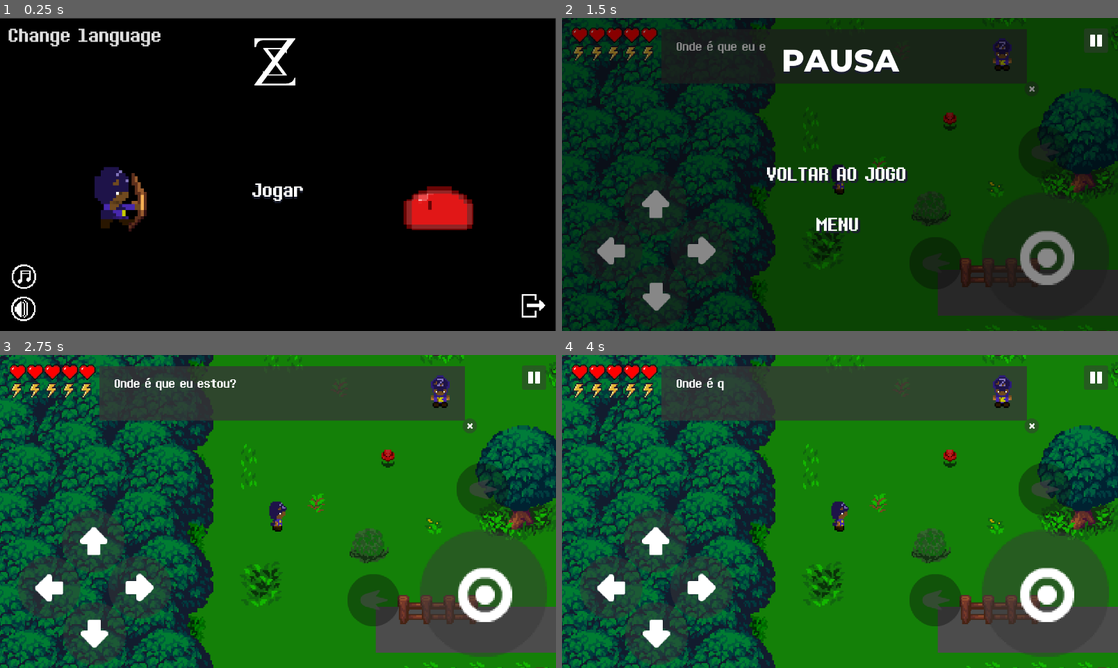
Above: before the commit, frames 1-4 (two rows, left to right).
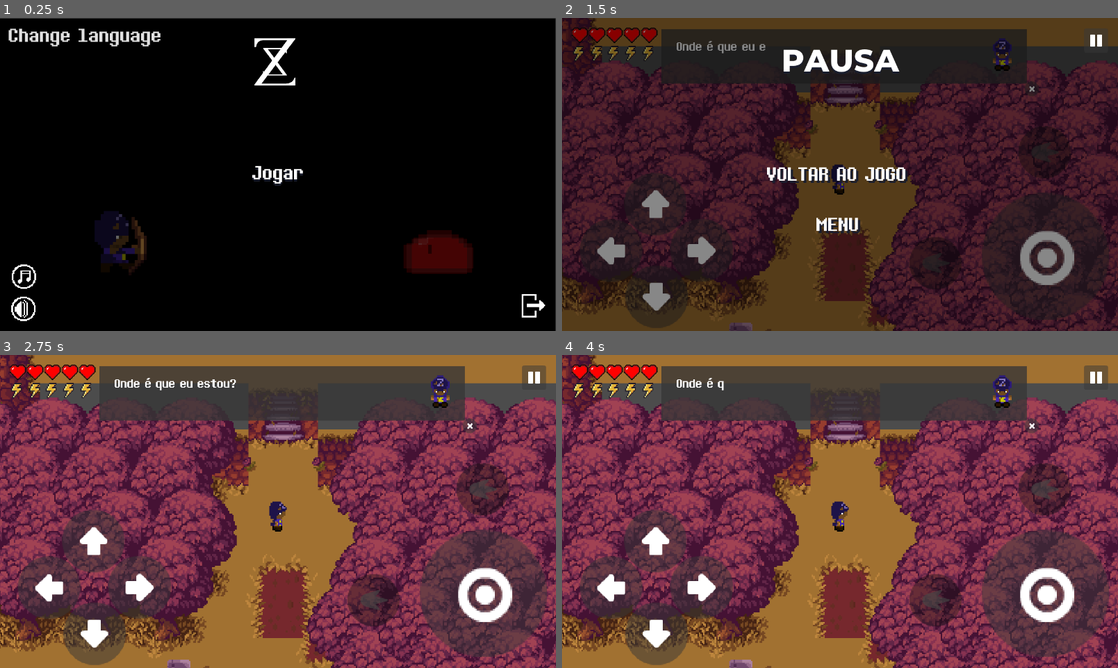
Above: after the commit, the same moments.

Repository: SynT8735/Blackout
Game: Godot game, scene res://Scenes/Menu/Menu.tscn
Same seed, same stepped clock (60 frames per second), same inputs: the game is played once before the commit and once after it. Video files are missing from this copy of the repository; at most half a second of black plays in their place.
Inputs (mouse positions are in pixels of both pictures, inside the frame that each line leads up to):
- Up to frame 1 (0.25 s): no input
- Up to frame 2 (1.5 s): click "Jogar" at 0.5 s; click (1095, 39) at 1.25 s
- Up to frame 3 (2.75 s): click "Voltar ao jogo" at 2 s
- Up to frame 4 (4 s): tap Enter at 2.75 s; hold D (ui_right) 2.78-3.53 s; tap R (ui_restart) at 3.5 s; hold S (ui_down) from 3.53 s (still down)

The runs differ from the first frame. In frame 1, 5.7% of the frame differs, in the area x 17-86%, y 47-82%; in frame 2, 78%; in frame 3, 90%; in frame 4, 90%, in the area x 0-100%, y 0-100%.

Commit message:
Revert "Blackout"
This reverts commit 052865f3fe6d58bec2e768150aa631f682a3969e.

Diff:
--- a/Blackout/Organizado/Scenes/Menu/Menu.tscn
+++ b/Blackout/Organizado/Scenes/Menu/Menu.tscn
@@ -55,18 +55,20 @@
 stretch_mode = 3
 
 [node name="TextureRect" type="TextureRect" parent="."]
+modulate = Color( 1, 1, 1, 0.392157 )
 margin_left = 168.649
-margin_top = 279.839
+margin_top = 380.839
 margin_right = 393.649
-margin_bottom = 504.839
+margin_bottom = 605.839
 texture = ExtResource( 3 )
 expand = true
 
 [node name="TextureRect2" type="TextureRect" parent="."]
+modulate = Color( 0.776471, 0.545098, 0.545098, 0.392157 )
 margin_left = 916.983
-margin_top = 303.17
+margin_top = 404.17
 margin_right = 1101.98
-margin_bottom = 488.17
+margin_bottom = 589.17
 texture = ExtResource( 4 )
 expand = true
 
@@ -86,9 +88,9 @@
 
 [node name="newgame" type="Label" parent="New Game"]
 margin_left = -338.0
-margin_top = 41.0
+margin_top = 1.0
 margin_right = 700.64
-margin_bottom = 100.316
+margin_bottom = 60.316
 custom_fonts/font = SubResource( 2 )
 custom_colors/font_outline_modulate = Color( 0, 0, 0, 1 )
 custom_colors/font_color_shadow = Color( 0.101961, 0.117647, 0.180392, 1 )
--- a/Blackout/Organizado/Scenes/World.tscn
+++ b/Blackout/Organizado/Scenes/World.tscn
@@ -379,7 +379,7 @@
 animation = "zell"
 
 [node name="Player" parent="." instance=ExtResource( 25 )]
-position = Vector2( 157.584, 252.362 )
+position = Vector2( 2173.48, -25.3838 )
 
 [node name="Camera2D" type="Camera2D" parent="Player"]
 current = true
@@ -504,6 +504,7 @@
 texture = ExtResource( 40 )
 
 [node name="particles_boss" type="Node2D" parent="."]
+editor/display_folded = true
 visible = false
 z_index = 9
 
--- a/Blackout/Organizado/Scenes/particles.tscn
+++ b/Blackout/Organizado/Scenes/particles.tscn
@@ -1,29 +1,39 @@
-[gd_scene format=2]
+[gd_scene load_steps=3 format=2]
+
+[sub_resource type="ParticlesMaterial" id=1]
+emission_shape = 1
+emission_sphere_radius = 24.54
+flag_disable_z = true
+gravity = Vector3( 0, -98, 0 )
+initial_velocity_random = 1.0
+angular_velocity = 2.77786e-008
+angular_velocity_random = 1.0
+orbit_velocity = 0.0
+orbit_velocity_random = 0.0
+scale = 5.0
+scale_random = 1.0
+color = Color( 0.772549, 0.00784314, 0.00784314, 1 )
+
+[sub_resource type="ParticlesMaterial" id=2]
+emission_shape = 1
+emission_sphere_radius = 24.54
+flag_disable_z = true
+gravity = Vector3( 0, -98, 0 )
+initial_velocity_random = 1.0
+angular_velocity = 1.71415e+028
+angular_velocity_random = 1.0
+orbit_velocity = 0.0
+orbit_velocity_random = 0.0
+scale = 5.0
+scale_random = 1.0
+color = Color( 0, 0, 0, 1 )
 
 [node name="particles" type="Node2D"]
 scale = Vector2( 0.5, 0.5 )
 
-[node name="Particles2D" type="CPUParticles2D" parent="."]
-emission_shape = 1
-emission_sphere_radius = 24.54
-gravity = Vector2( 0, -98 )
-initial_velocity = 0.0
-initial_velocity_random = 1.0
-angular_velocity = 2.77786e-008
-angular_velocity_random = 1.0
-scale_amount = 5.0
-scale_amount_random = 1.0
-color = Color( 0.772549, 0.00784314, 0.00784314, 1 )
+[node name="Particles2D" type="Particles2D" parent="."]
+process_material = SubResource( 1 )
 
-[node name="Particles2D2" type="CPUParticles2D" parent="."]
+[node name="Particles2D2" type="Particles2D" parent="."]
 amount = 4
-emission_shape = 1
-emission_sphere_radius = 24.54
-gravity = Vector2( 0, -98 )
-initial_velocity = 0.0
-initial_velocity_random = 1.0
-angular_velocity = 1.71415e+028
-angular_velocity_random = 1.0
-scale_amount = 5.0
-scale_amount_random = 1.0
-color = Color( 0, 0, 0, 1 )
+process_material = SubResource( 2 )
--- a/Blackout/Organizado/Scenes/ss_cutscene.tscn
+++ b/Blackout/Organizado/Scenes/ss_cutscene.tscn
@@ -13,7 +13,74 @@
 "speed": 5.0
 } ]
 
-[sub_resource type="Animation" id=2]
+[sub_resource type="ParticlesMaterial" id=2]
+emission_shape = 1
+emission_sphere_radius = 24.54
+flag_disable_z = true
+gravity = Vector3( 0, -98, 0 )
+initial_velocity_random = 1.0
+angular_velocity = 2.77786e-008
+angular_velocity_random = 1.0
+orbit_velocity = 0.0
+orbit_velocity_random = 0.0
+scale = 5.0
+scale_random = 1.0
+color = Color( 0.772549, 0.00784314, 0.00784314, 1 )
+
+[sub_resource type="ParticlesMaterial" id=3]
+emission_shape = 1
+emission_sphere_radius = 24.54
+flag_disable_z = true
+gravity = Vector3( 0, -98, 0 )
+initial_velocity_random = 1.0
+angular_velocity = 1.71415e+028
+angular_velocity_random = 1.0
+orbit_velocity = 0.0
+orbit_velocity_random = 0.0
+scale = 5.0
+scale_random = 1.0
+color = Color( 0, 0, 0, 1 )
+
+[sub_resource type="ParticlesMaterial" id=4]
+flag_disable_z = true
+gravity = Vector3( 98, 0, 0 )
+angular_velocity = -4418.44
+orbit_velocity = 1.0
+orbit_velocity_random = 1.0
+scale = 6.0
+scale_random = 1.0
+color = Color( 0.596078, 0.596078, 0.596078, 1 )
+
+[sub_resource type="ParticlesMaterial" id=5]
+flag_disable_z = true
+gravity = Vector3( 0, 98, 0 )
+angular_velocity = -9.69011e+021
+orbit_velocity = 1.0
+orbit_velocity_random = 1.0
+scale = 6.0
+scale_random = 1.0
+color = Color( 0.596078, 0.596078, 0.596078, 1 )
+
+[sub_resource type="ParticlesMaterial" id=6]
+flag_disable_z = true
+gravity = Vector3( 0, -98, 0 )
+orbit_velocity = 1.0
+orbit_velocity_random = 1.0
+scale = 6.0
+scale_random = 1.0
+color = Color( 0.596078, 0.596078, 0.596078, 1 )
+
+[sub_resource type="ParticlesMaterial" id=7]
+flag_disable_z = true
+gravity = Vector3( -98, 0, 0 )
+angular_velocity = -2.5171e+031
+orbit_velocity = 1.0
+orbit_velocity_random = 1.0
+scale = 6.0
+scale_random = 1.0
+color = Color( 0.596078, 0.596078, 0.596078, 1 )
+
+[sub_resource type="Animation" id=8]
 resource_name = "despawn"
 tracks/0/type = "value"
 tracks/0/path = NodePath("Particles2D3:emitting")
@@ -167,85 +234,49 @@
 z_index = 3
 frames = SubResource( 1 )
 animation = "idle"
+frame = 1
 playing = true
 script = ExtResource( 4 )
 
-[node name="Particles2D" type="CPUParticles2D" parent="."]
+[node name="Particles2D" type="Particles2D" parent="."]
 z_index = -1
-emission_shape = 1
-emission_sphere_radius = 24.54
-gravity = Vector2( 0, -98 )
-initial_velocity = 0.0
-initial_velocity_random = 1.0
-angular_velocity = 2.77786e-008
-angular_velocity_random = 1.0
-scale_amount = 5.0
-scale_amount_random = 1.0
-color = Color( 0.772549, 0.00784314, 0.00784314, 1 )
-
-[node name="Particles2D2" type="CPUParticles2D" parent="."]
-amount = 4
-emission_shape = 1
-emission_sphere_radius = 24.54
-gravity = Vector2( 0, -98 )
-initial_velocity = 0.0
-initial_velocity_random = 1.0
-angular_velocity = 1.71415e+028
-angular_velocity_random = 1.0
-scale_amount = 5.0
-scale_amount_random = 1.0
-color = Color( 0, 0, 0, 1 )
-
-[node name="Particles2D3" type="CPUParticles2D" parent="."]
-emitting = false
-amount = 4
-one_shot = true
-speed_scale = 1.5
-gravity = Vector2( 98, 0 )
-initial_velocity = 0.0
-angular_velocity = -4418.44
-scale_amount = 6.0
-scale_amount_random = 1.0
-color = Color( 0.596078, 0.596078, 0.596078, 1 )
-
-[node name="Particles2D4" type="CPUParticles2D" parent="."]
-emitting = false
-amount = 4
-one_shot = true
-speed_scale = 1.5
-gravity = Vector2( 0, 98 )
-initial_velocity = 0.0
-angular_velocity = -9.69011e+021
-scale_amount = 6.0
-scale_amount_random = 1.0
-color = Color( 0.596078, 0.596078, 0.596078, 1 )
-
-[node name="Particles2D5" type="CPUParticles2D" parent="."]
-emitting = false
-amount = 4
-one_shot = true
-speed_scale = 1.5
-gravity = Vector2( 0, -98 )
-initial_velocity = 0.0
-scale_amount = 6.0
-scale_amount_random = 1.0
-color = Color( 0.596078, 0.596078, 0.596078, 1 )
-
-[node name="Particles2D6" type="CPUParticles2D" parent="."]
-emitting = false
-amount = 4
-one_shot = true
-speed_scale = 1.5
-gravity = Vector2( -98, 0 )
-initial_velocity = 0.0
-angular_velocity = -2.5171e+031
-scale_amount = 6.0
-scale_amount_random = 1.0
-color = Color( 0.596078, 0.596078, 0.596078, 1 )
+process_material = SubResource( 2 )
+
+[node name="Particles2D2" type="Particles2D" parent="."]
+amount = 4
+process_material = SubResource( 3 )
+
+[node name="Particles2D3" type="Particles2D" parent="."]
+emitting = false
+amount = 4
+one_shot = true
+speed_scale = 1.5
+process_material = SubResource( 4 )
+
+[node name="Particles2D4" type="Particles2D" parent="."]
+emitting = false
+amount = 4
+one_shot = true
+speed_scale = 1.5
+process_material = SubResource( 5 )
+
+[node name="Particles2D5" type="Particles2D" parent="."]
+emitting = false
+amount = 4
+one_shot = true
+speed_scale = 1.5
+process_material = SubResource( 6 )
+
+[node name="Particles2D6" type="Particles2D" parent="."]
+emitting = false
+amount = 4
+one_shot = true
+speed_scale = 1.5
+process_material = SubResource( 7 )
 
 [node name="AnimationPlayer" type="AnimationPlayer" parent="."]
-anims/despawn = SubResource( 2 )
-anims/spawn = SubResource( 3 )
+anims/despawn = SubResource( 8 )
+anims/spawn = SubResource( 9 )
 
 [node name="Timer" type="Timer" parent="."]
 one_shot = true
--- a/Blackout/Organizado/project.godot
+++ b/Blackout/Organizado/project.godot
@@ -144,7 +144,6 @@
 
 [rendering]
 
-quality/driver/driver_name="GLES2"
 quality/intended_usage/framebuffer_allocation=0
 quality/intended_usage/framebuffer_allocation.mobile=1
 quality/2d/use_pixel_snap=true
Not shown: 2 places in Blackout/Organizado/Scenes/ss_cutscene.tscn that only renumber resources
Binary file changed: Blackout/Organizado/translations.en.translation
Binary file changed: Blackout/Organizado/translations.pt.translation
Binary file changed: Blackout/Organizado/translations.ru.translation
